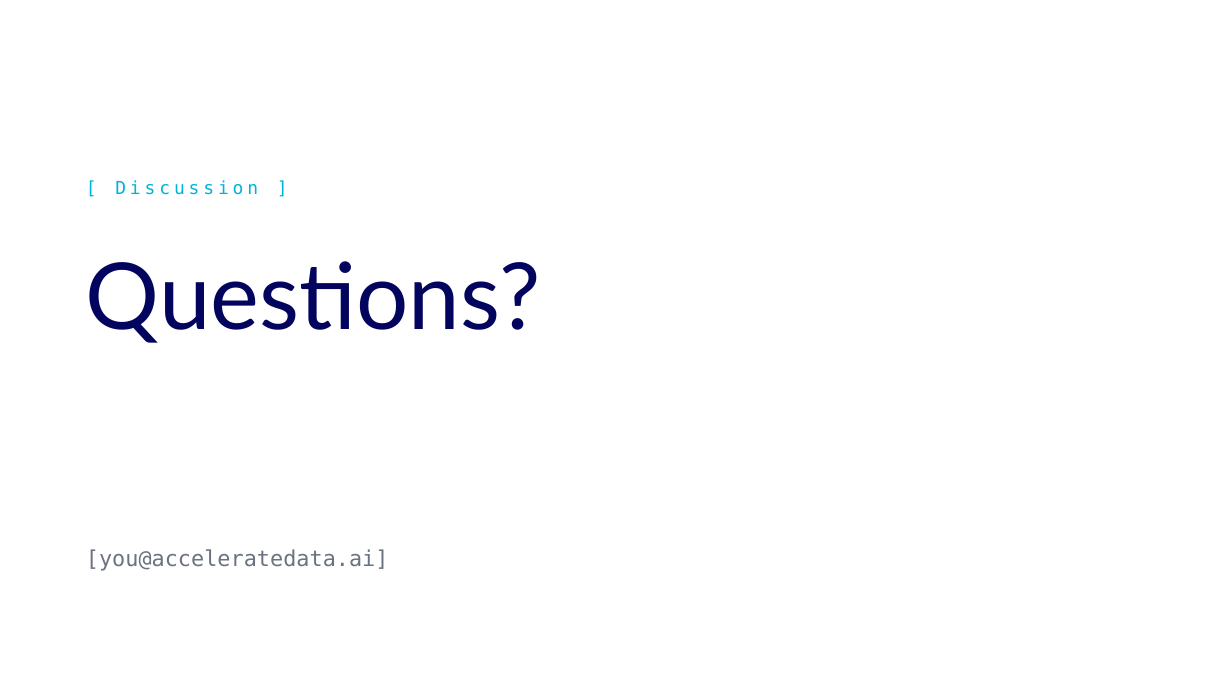
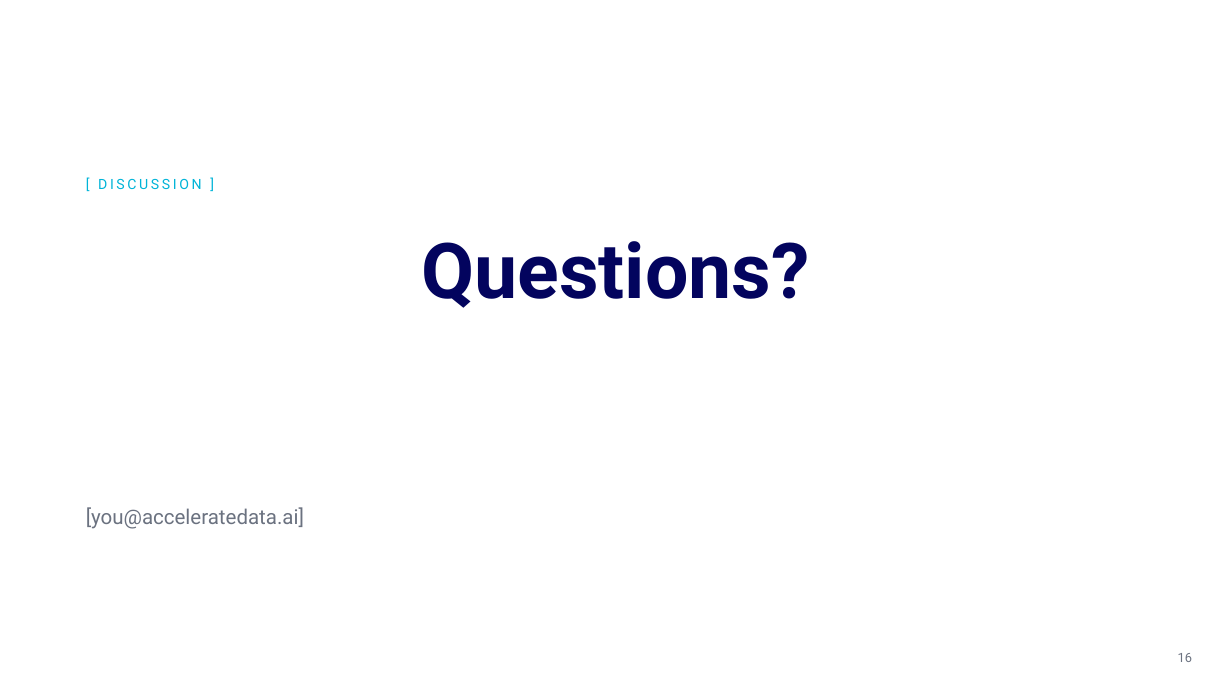
Before and after one commit to accelerate-data/ad-design-system, a slide deck: slide 16 of pitch/Vibedata-Pitch-Template.pptx (slide 15 before the commit). Drawn at 1232x693 pixels with LibreOffice and Linux fonts; fonts in the diff are those of the drawing; background and template pictures are left out. Boxes give left, top, right and bottom in pixels: in the first picture for what was removed or moved away, otherwise in the second. Text is boxed around its words. In the diff, an @@ line names an element or a change of style, - is before the commit and + after.

```diff
--- a/pitch/Vibedata-Pitch-Template.pptx
+++ b/pitch/Vibedata-Pitch-Template.pptx
@@ text at (98,179,202,189): text changed; size 14 to 11 pt; font DejaVu Sans Mono to Roboto @@
-[ Discussion ]
+[ DISCUSSION ]
@@ title "Questions?": place and size @@
-title "Questions?" at (86,261,541,343)
+title "Questions?" at (422,241,810,308)
@@ title "Questions?" at (422,241,810,308): size 72 to 60 pt, font Lato to Roboto, bold on; alignment left to centre @@
@@ text "[you@acceleratedata.ai]": place and size @@
-text "[you@acceleratedata.ai]" at (86,549,389,571)
+text "[you@acceleratedata.ai]" at (86,507,304,529)
@@ text "[you@acceleratedata.ai]" at (86,507,304,529): size 17 to 16 pt, font DejaVu Sans Mono to Roboto; indent changed; more space between paragraphs @@
@@ page number added at (1178,653,1192,662), 10 pt, text #6B7280 @@
+16
```
Also in this commit, not shown: 15 other slides changed, 1 slide added.
